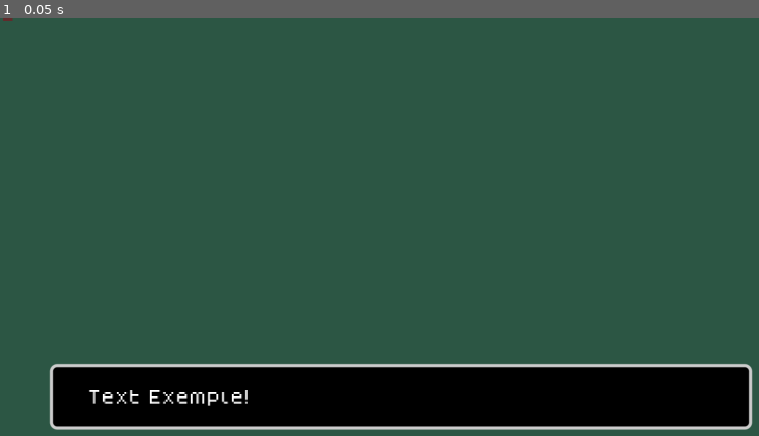
Above: before the commit, frame 1.
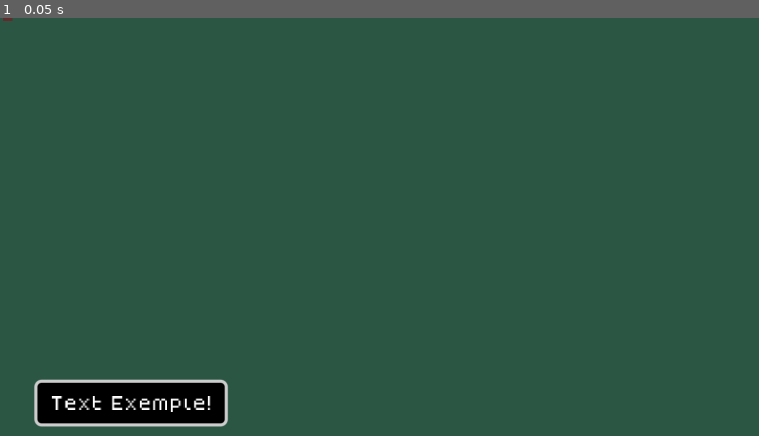
Above: after the commit, the same moment.

Repository: JhonnR9/arpg_godot_cpp
Game: Godot game, scene res://node_2d.tscn
Same seed, same stepped clock (60 frames per second), same inputs: the game is played once before the commit and once after it.
Inputs:
- Up to frame 1 (0.05 s): no input

The runs differ from the first frame. In frame 1, 13% of the frame differs, in the area x 4-100%, y 82-99%.

Commit message:
state add

Diff:
--- a/godot_editor/node_2d.tscn
+++ b/godot_editor/node_2d.tscn
@@ -116,6 +116,10 @@
 corner_radius_top_right = 2
 corner_radius_bottom_right = 2
 corner_radius_bottom_left = 2
+expand_margin_left = 4.0
+expand_margin_top = 4.0
+expand_margin_right = 4.0
+expand_margin_bottom = 4.0
 
 [sub_resource type="LabelSettings" id="LabelSettings_0e48y"]
 line_spacing = 1.0
@@ -174,40 +178,28 @@
 [node name="CanvasLayer" type="CanvasLayer" parent="."]
 
 [node name="Dialog" type="UI" parent="CanvasLayer"]
-visible = false
 anchors_preset = 15
 anchor_right = 1.0
 anchor_bottom = 1.0
 grow_horizontal = 2
 grow_vertical = 2
 
-[node name="Panel" type="Panel" parent="CanvasLayer/Dialog"]
+[node name="Panel" type="PanelContainer" parent="CanvasLayer/Dialog"]
 layout_mode = 1
-anchors_preset = -1
-anchor_left = 0.062
-anchor_top = 0.771
-anchor_right = 0.941
-anchor_bottom = 0.917
-offset_left = 0.127999
-offset_top = -0.0240021
-offset_right = 0.103989
-offset_bottom = -0.0480042
-grow_horizontal = 2
+anchors_preset = 2
+anchor_top = 1.0
+anchor_bottom = 1.0
+offset_left = 15.0
+offset_top = -24.0
+offset_right = 69.0
+offset_bottom = -17.0
 grow_vertical = 0
+size_flags_horizontal = 4
+size_flags_vertical = 4
 theme_override_styles/panel = SubResource("StyleBoxFlat_0e48y")
 
 [node name="Label" type="Label" parent="CanvasLayer/Dialog/Panel"]
-layout_mode = 1
-anchors_preset = -1
-anchor_left = 0.054
-anchor_top = 0.214
-anchor_right = 0.989
-anchor_bottom = 0.827
-offset_left = -0.15
-offset_top = 3.506
-offset_right = -138.525
-offset_bottom = -3.367
-grow_vertical = 2
+layout_mode = 2
 text = "Text Exemple!"
 label_settings = SubResource("LabelSettings_0e48y")
 justification_flags = 171
--- a/godot_editor/project.godot
+++ b/godot_editor/project.godot
@@ -22,6 +22,7 @@
 window/size/window_width_override=1152
 window/size/window_height_override=648
 window/stretch/mode="canvas_items"
+window/vsync/vsync_mode=0
 
 [input]
 
Not shown, changed: SConstruct
Not shown, added: src/characters/character.cpp
Not shown, added: src/characters/character.h
Not shown, added: src/characters/npc.cpp
Not shown, added: src/characters/npc.h
Not shown, added: src/characters/player/player.cpp
Not shown, added: src/characters/player/player.h
Not shown, added: src/characters/player/player_idle.cpp
Not shown, added: src/characters/player/player_idle.h
Not shown, removed: src/config.py
Not shown, added: src/core/state.h
Not shown, added: src/core/state_machine.cpp
(and 5 more such lines)
